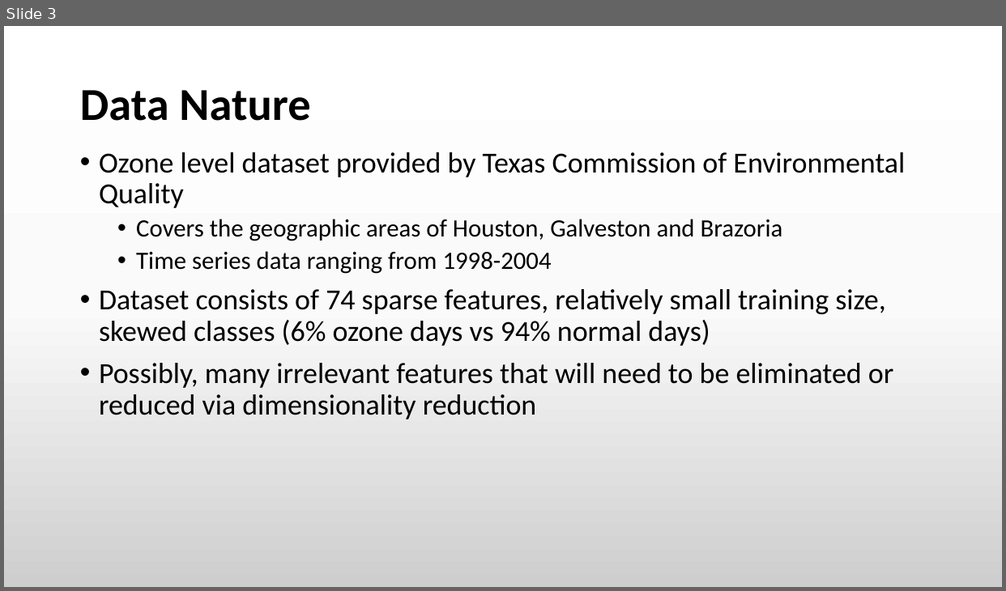
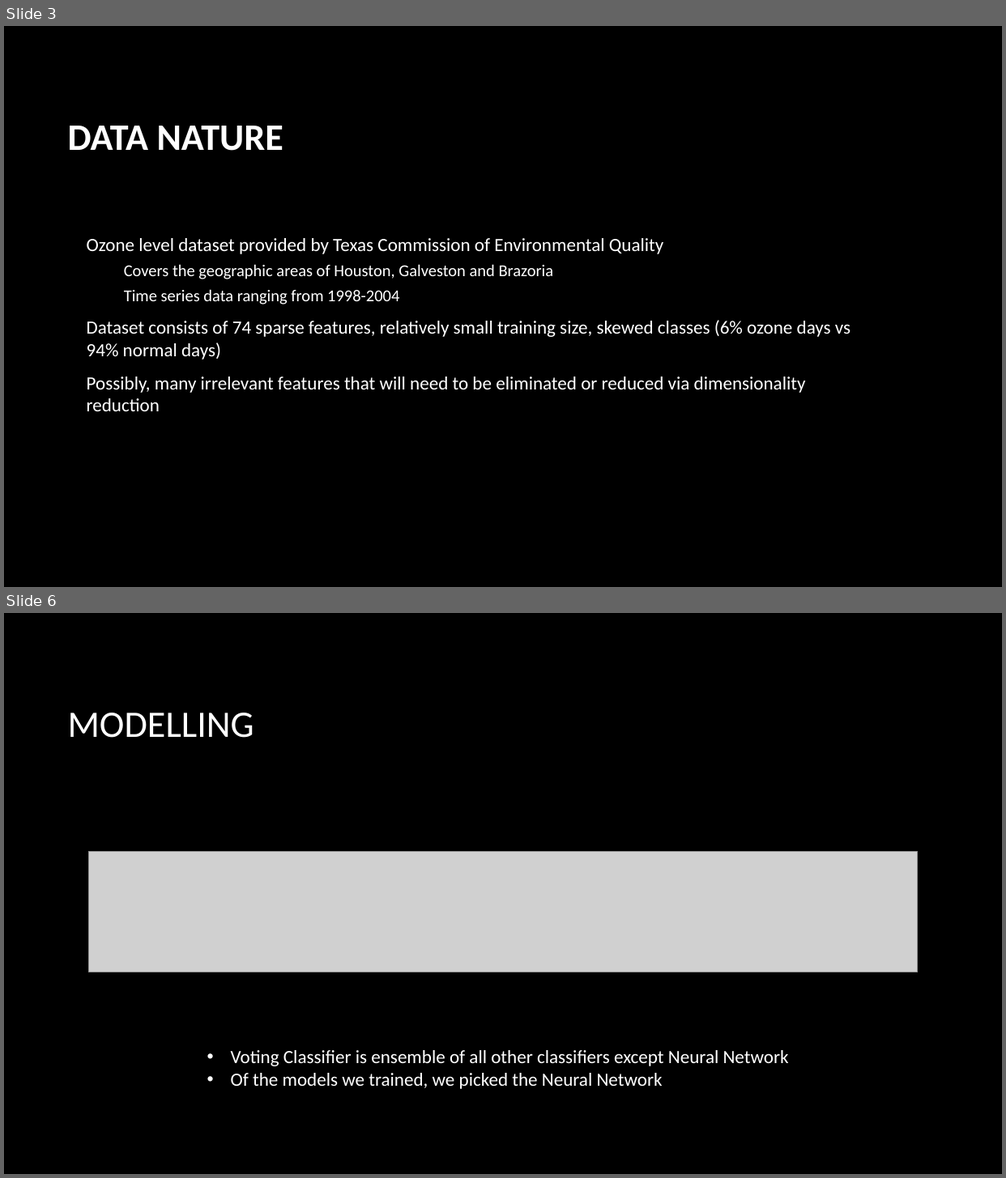
Before and after one commit to LilInformat/UofT-3253-OzoneAnalysis, a slide deck: Ozone Days Forecasting.pptx. Shown one above the other, each under a label of ours: slide 3 before the commit, slides 3 and 6 after it; the slides between them are not shown. The pictures are 1006x591 and 1006x1178 pixels, drawn with LibreOffice and Linux fonts; fonts in the diff are those of the drawing; grey boxes stand for pictures; background and template pictures are left out. Boxes give left, top, right and bottom in pixels: in the first picture for what was removed or moved away, otherwise in the second. Text is boxed around its words. In the diff, an @@ line names an element or a change of style, - is before the commit and + after.

Commit message:
Updated the Ozone Days Forecasting Powerpoint

```diff
--- a/Ozone Days Forecasting.pptx
+++ b/Ozone Days Forecasting.pptx
@@ slide 6 added at bbox=[4, 613, 1002, 1174], background picture (left out) @@
@@ title added at bbox=[68, 713, 254, 738], 36 pt, text #FFFFFF @@
+MODELLING
@@ picture added at bbox=[88, 852, 918, 973] @@
@@ text added at bbox=[231, 1050, 789, 1089], 18 pt, text #FFFFFF @@
+• Voting Classifier is ensemble of all other classifiers except Neural Network
+• Of the models we trained, we picked the Neural Network
@@ slide 3 changed as well @@
@@ background gradient #FFFFFF to #FAFAFA to #CECECE to picture (left out) @@
@@ title at bbox=[68, 126, 283, 151]: text changed; size 44 to 36 pt; text colour #000000 to #FFFFFF @@
-Data Nature
+DATA NATURE
@@ text "Ozone level dataset provided by ...": place and size @@
-text "Ozone level dataset provided by ..." at bbox=[99, 152, 905, 420]
+text "Ozone level dataset provided by ..." at bbox=[87, 238, 850, 412]
@@ text "Ozone level dataset provided by ..." at bbox=[87, 238, 850, 412]: size 28 to 18 pt in "Ozone level dataset provided by Texas Commission ...", "Dataset consists of 74 sparse features, relatively ...", "Possibly, many irrelevant features that will need ..."; text colour #000000 to #FFFFFF; size 24 to 16 pt in "Covers the geographic areas of Houston, Galveston ...", "Time series data ranging from 1998-2004"; line spacing 0.9 to 1; vertical alignment top to middle @@
```
Also in this commit, not shown: 2 other slides changed, 4 other slides added, 3 slides removed.
